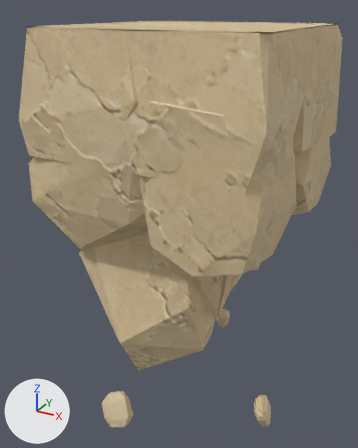
The glTF model assets/custom/models/ground_modules/ground_bottom_island_09.glb as it was, and as the next commit left it.
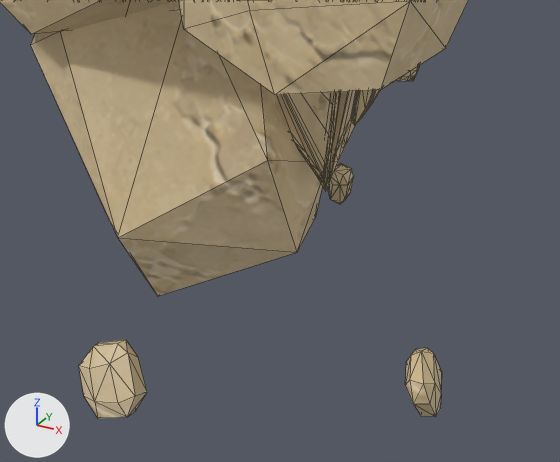
Each version is shown whole from a camera (50 mm lens) standing at (1.55, -1.53, 0.98) and looking at (0.44, 0.48, -0.02), then close up on the part from 18% to 91% of the width and 52% to 100% of the height. Every picture has the same lights, and +X, +Y and +Z are marked at lower left. The first two pictures are the older version. The close-ups show mesh edges as thin lines. Vertices at exactly the same position are counted once.

Before the edit, the objects in view are built like this:
```python
me_groundbottomisland09_bodyshouldermesh = bpy.data.meshes.new('GroundBottomIsland09_BodyShoulderMesh')
me_groundbottomisland09_bodyshouldermesh.from_pydata(...)  # 1481 vertices, 2631 faces; spans x -0.04..1.04, y -0.04..1.04, z -0.99..0.91
me_groundbottomisland09_bodyshouldermesh.materials.append(mat_sandstone_plate_1_008)
me_groundbottomisland09_bodyshouldermesh.materials.append(mat_sandstone_plate_2_008)
me_groundbottomisland09_bodyshouldermesh.materials.append(mat_sandstone_plate_3_008)
me_groundbottomisland09_bodyshouldermesh.materials.append(mat_sandstone_plate_4_008)
me_groundbottomisland09_bodyshouldermesh.materials.append(mat_sandstone_plate_5_008)
me_groundbottomisland09_bodyshouldermesh.materials.append(mat_sandstone_plate_6_008)
me_groundbottomisland09_bodyshouldermesh.materials.append(mat_sandstone_plate_7_008)
me_groundbottomisland09_bodyshouldermesh.materials.append(mat_sandstone_plate_8_008)
me_groundbottomisland09_bodyshouldermesh.materials.append(mat_sandstone_plate_9_008)
me_groundbottomisland09_bodyshouldermesh.materials.append(mat_sandstone_plate_10_008)
me_groundbottomisland09_bodyshouldermesh.materials.append(mat_sandstone_plate_11_008)
me_groundbottomisland09_bodyshouldermesh.materials.append(mat_sandstone_plate_12_008)
me_groundbottomisland09_bodyshouldermesh.materials.append(mat_sandstone_plate_13_008)
me_groundbottomisland09_bodyshouldermesh.materials.append(mat_groundmodulerecess)  # beige #cdb890
ob_groundbottomisland09_body = bpy.data.objects.new('GroundBottomIsland09_Body', me_groundbottomisland09_bodyshouldermesh)
ob_groundbottomisland09_body.location = (0.0, 0.0, 0.0)
```
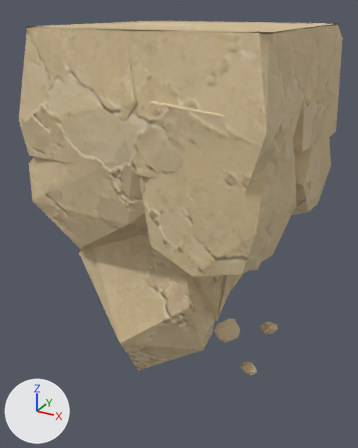
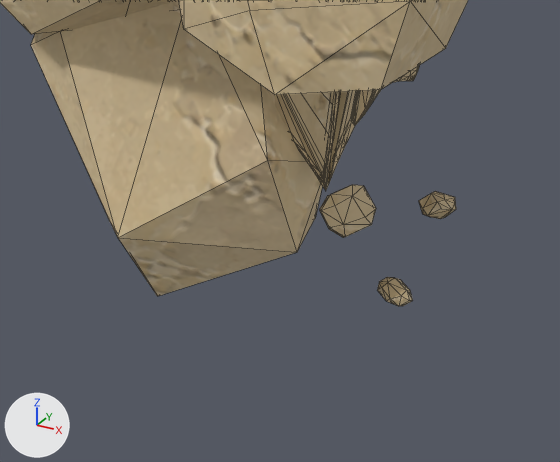
What differs and where, as boxes [x1, y1, x2, y2] in the close-ups (560 x 462 px; the box of a moved part takes in the faces that stretch with it):
'GroundBottomIsland09_Body', reshaped
    before: [0, 0, 468, 418]
    after: [0, 0, 468, 306]
part 1 of me_groundbottomisland09_bodyshouldermesh, moved or reshaped
    before: [79, 340, 147, 418]
    after: [319, 185, 376, 238]
part 2 of me_groundbottomisland09_bodyshouldermesh, moved or reshaped
    before: [405, 348, 442, 417]
    after: [377, 277, 413, 306]
part 3 of me_groundbottomisland09_bodyshouldermesh, moved or reshaped
    before: [328, 163, 354, 204]
    after: [419, 191, 456, 219]

The change, as a list of edits to the scene's bpy script:
```text
Change me_groundbottomisland09_bodyshouldermesh:
    used by ob_groundbottomisland09_body; location = (0.0, 0.0, 0.0)
    remove me_groundbottomisland09_bodyshouldermesh.from_pydata(...)  # 1481 vertices, 2631 faces; spans x -0.04..1.04, y -0.04..1.04, z -0.99..0.91
    add me_groundbottomisland09_bodyshouldermesh.from_pydata(...)  # 1481 vertices, 2631 faces; spans x -0.04..1.04, y -0.04..1.04, z -0.84..0.91
    me_groundbottomisland09_bodyshouldermesh part 1: the loose piece of 24 vertices spanning x 0.25..0.43, y -0.03..0.05, z -0.99..-0.79 is multiplied about its middle by the matrix ((0.585, -0.471, -0.087), (0.474, 0.547, 0.22), (-0.074, -0.225, 0.718)), then moved by (0.28, 0.73, 0.12)
    me_groundbottomisland09_bodyshouldermesh part 2: 24 of 1481 vertices moved; they spanned x 0.94..1.03, y 0.27..0.43, z -0.97..-0.79 and now span x 0.81..0.9, y 0.44..0.54, z -0.81..-0.74; mean shift (-0.14, 0.14, 0.11); largest move (1.03, 0.36, -0.96) -> (0.89, 0.52, -0.79)
    me_groundbottomisland09_bodyshouldermesh part 3: 24 of 1481 vertices moved; they spanned x 0.45..0.53, y 0.95..1.03, z -0.96..-0.8 and now span x 0.81..0.92, y 0.71..0.79, z -0.72..-0.64; mean shift (0.38, -0.24, 0.2); largest move (0.46, 0.98, -0.94) -> (0.85, 0.72, -0.69)
```
